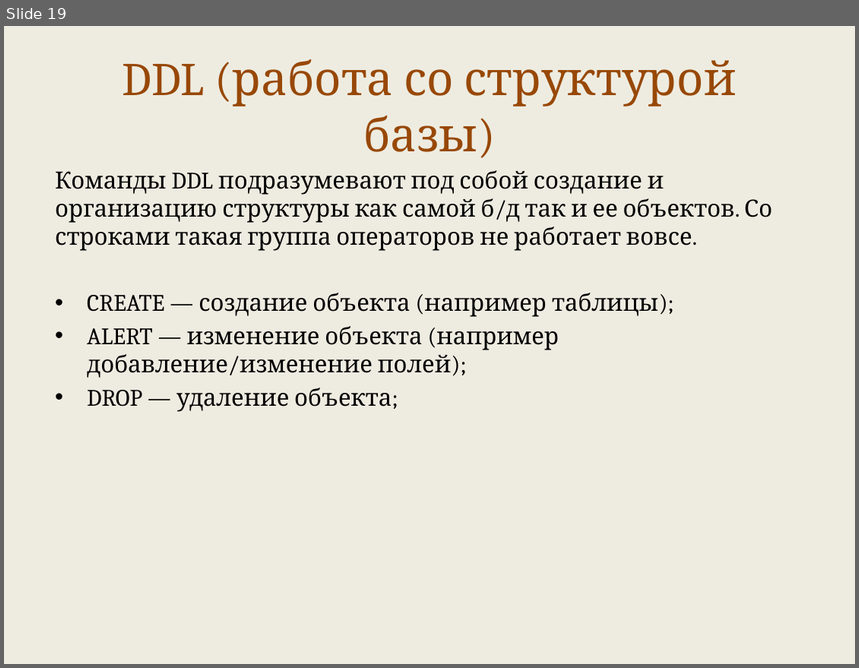
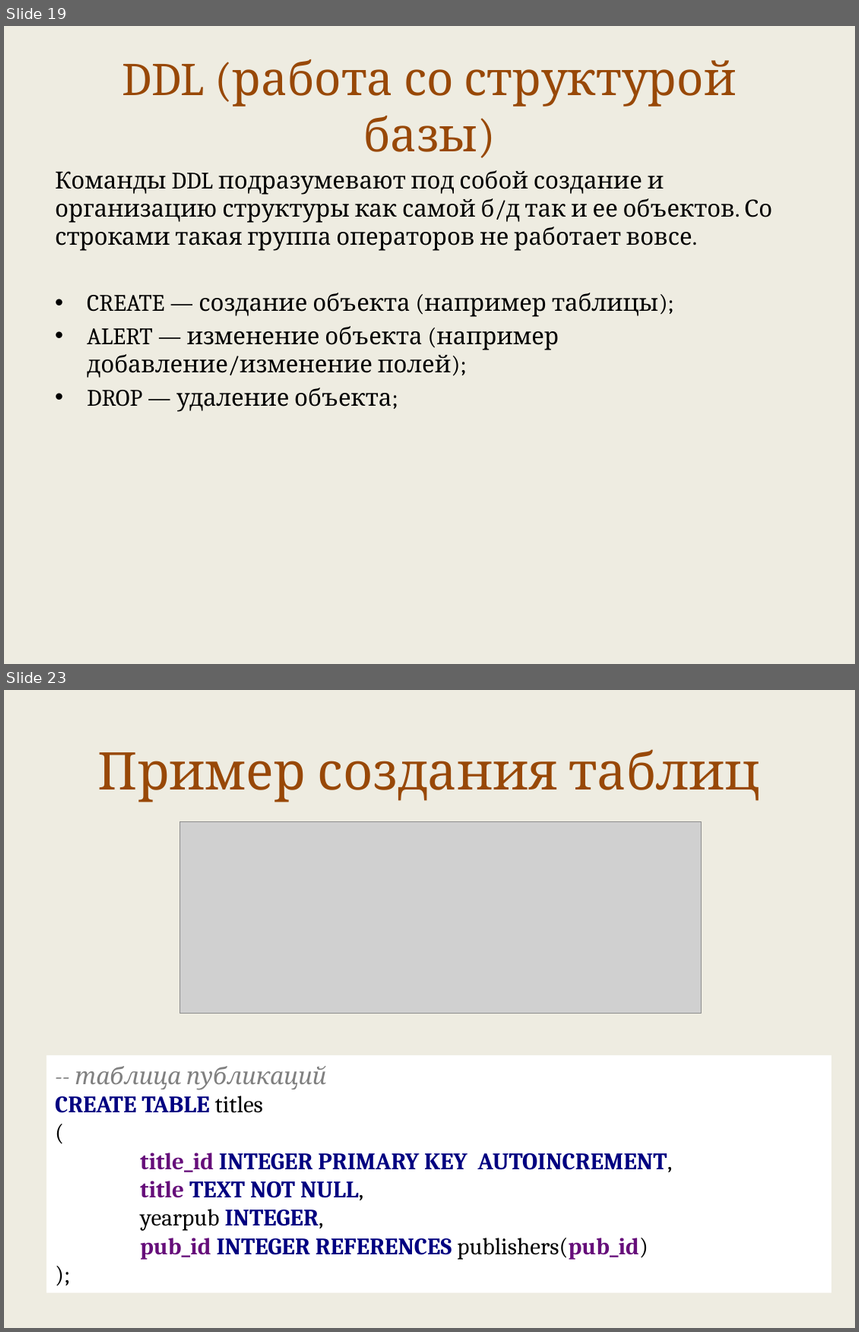
Before and after one commit to maxchv/LearnPython, a slide deck: week12/sql.pptx. Shown one above the other, each under a label of ours: slide 19 before the commit, slides 19 and 23 after it; the slides between them are not shown. The pictures are 859x668 and 859x1332 pixels, drawn with LibreOffice and Linux fonts; fonts in the diff are those of the drawing; grey boxes stand for pictures. Boxes give left, top, right and bottom in pixels: in the first picture for what was removed or moved away, otherwise in the second. Text is boxed around its words. In the diff, an @@ line names an element or a change of style, - is before the commit and + after.

```diff
--- a/week12/sql.pptx
+++ b/week12/sql.pptx
@@ slide 23 added at [4, 690, 855, 1328], background #EEECE1 @@
@@ title added at [98, 749, 761, 802], 44 pt, text #984807 @@
+Пример создания таблиц
@@ picture added at [180, 822, 702, 1014] @@
@@ rectangle added at [47, 1055, 832, 1293], fill #FFFFFF, 20 pt, text #000080, bold @@
+-- таблица публикаций
+CREATE TABLE titles
+(
+title_id INTEGER PRIMARY KEY AUTOINCREMENT,
+title TEXT NOT NULL,
+yearpub INTEGER,
+pub_id INTEGER REFERENCES publishers(pub_id)
+);
```
Also in this commit, not shown: 1 slide changed, 16 other slides added, 1 slide removed, 8 other files.
